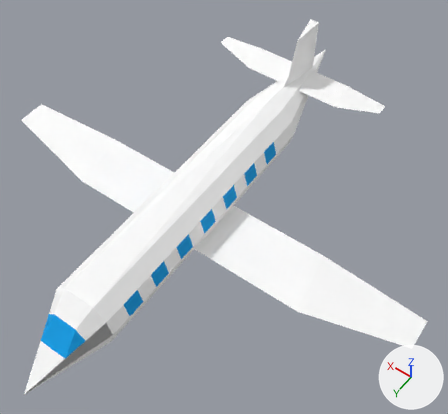
Renders of the glTF model flight-tracker-site/public/models/small.glb from each side of a commit.
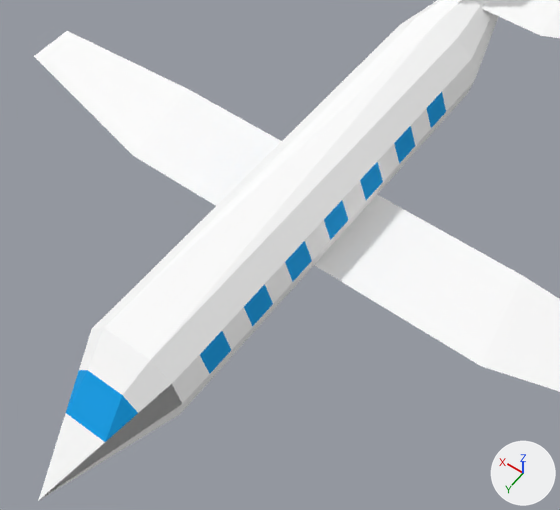
Each version is shown whole from a camera (50 mm lens) standing at (-1.11, 1.58, 2.1) and looking at (-0.15, 0.24, -0.01), then close up on the part from 0% to 77% of the width and 21% to 97% of the height. The lights are fixed; the arrows at lower right show +X, +Y and +Z. The first two pictures are the older version.

In view in the first close-up: 'group1104515071', 'group1646739104', 'group512567540', 'group582566495', 'group923116386'.
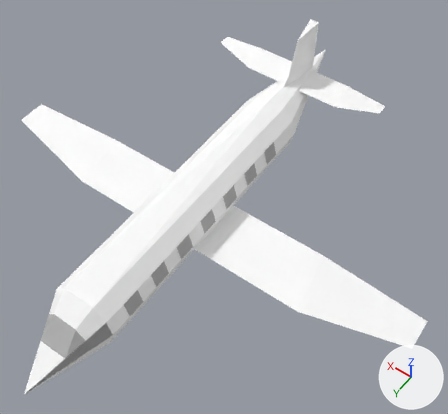
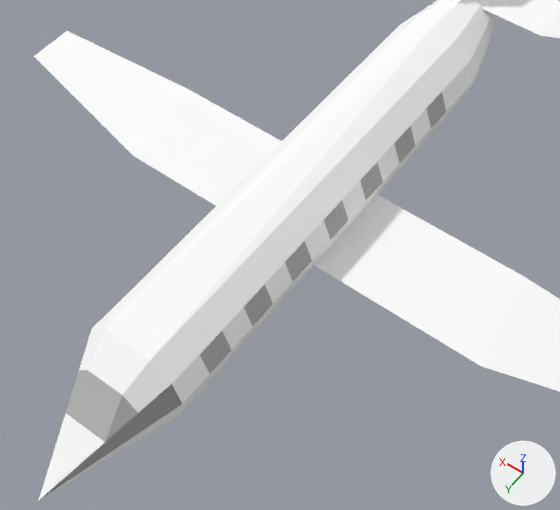
The newer file is also rescaled (x0.456), turned or shifted as a whole; pictures and numbers use the older file's frame.

Pixel boxes (x1, y1, x2, y2) of what changed, in the close-ups (560 x 510 px):
```json
{"object": "group923116386", "change": "recoloured", "before": [197, 90, 449, 376], "after": [197, 90, 449, 376]}
{"object": "group512567540", "change": "recoloured", "before": [65, 367, 141, 445], "after": [65, 367, 141, 445], "on screen": "blue to grey"}
```

Edits to the scene script, one JSON object a line:
```json
{"op": "set", "path": "mat_mat5.base_color", "old": "(0.0, 0.34, 0.79)", "new": "(0.451, 0.451, 0.451)", "note": "blue #009ee6 -> grey #b3b3b3"}
```
